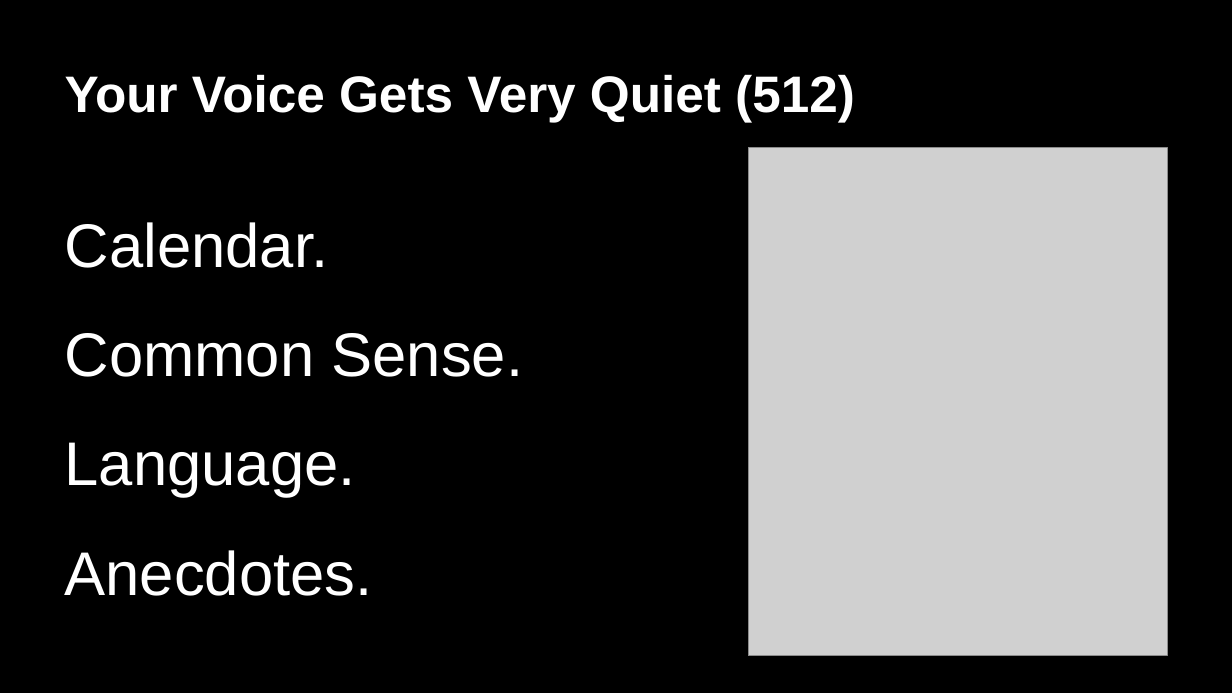
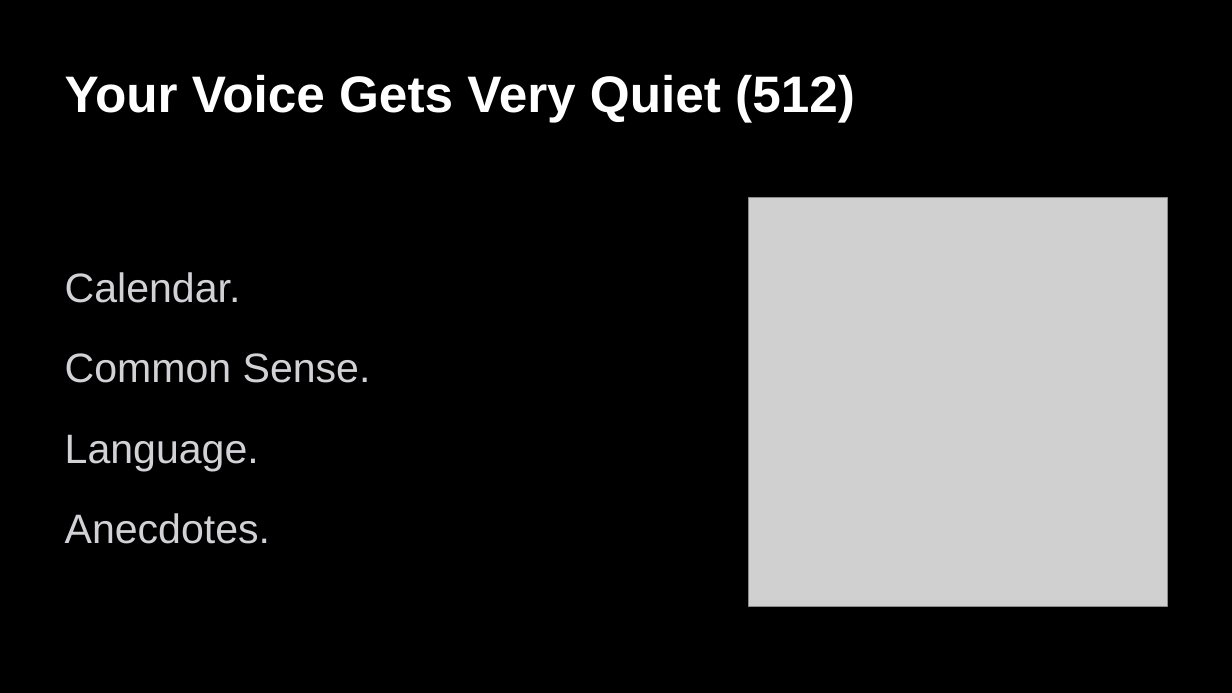
Before and after one commit to ivonnyssen/2026-0111, a slide deck: slide 18 of talk.pptx (slide 16 before the commit). Drawn at 1232x693 pixels with LibreOffice and Linux fonts; fonts in the diff are those of the drawing; grey boxes stand for pictures. Boxes give left, top, right and bottom in pixels: in the first picture for what was removed or moved away, otherwise in the second. Text is boxed around its words. In the diff, an @@ line names an element or a change of style, - is before the commit and + after.

```diff
--- a/talk.pptx
+++ b/talk.pptx
@@ text "Calendar." at (65, 272, 371, 544): size 48 to 32 pt, text colour #FFFFFF to #D1D1D6; less space between paragraphs @@
@@ picture: place and size @@
-picture at (749, 148, 1167, 656)
+picture at (749, 198, 1167, 606)
```
Also in this commit, not shown: 8 other slides changed, 8 slides added, 6 slides removed, 9 other files.
